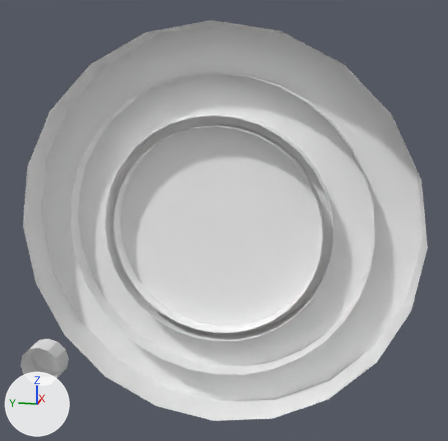
The Blender file Models/Instruments/HI/hi_new.blend: old version first, new version second.
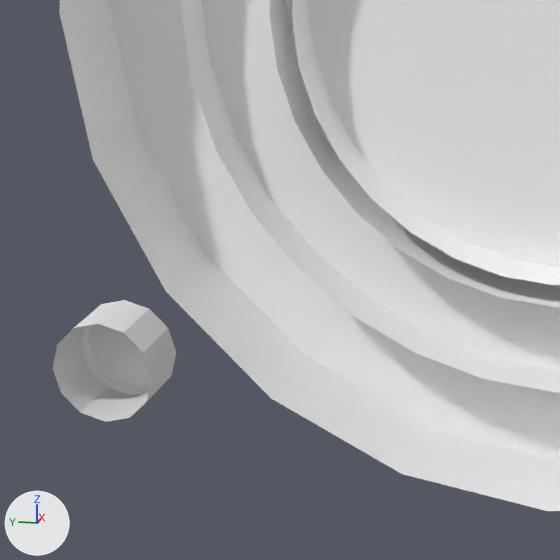
Each version appears first whole from a camera (50 mm lens) standing at (-0.1859, -0.0393, 0.0498) and looking at (0.0008, -0.002, 0.0031), and next in a close-up on the part from 0% to 49% of the width and 50% to 100% of the height. Lighting does not change. The marker at lower left points along +X, +Y and +Z.

Names of what the first close-up shows: 'azimuth', 'bezel', 'compass', 'innerPlate', 'knob', 'ring'.
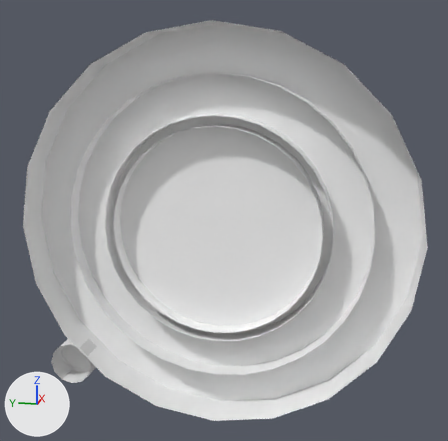
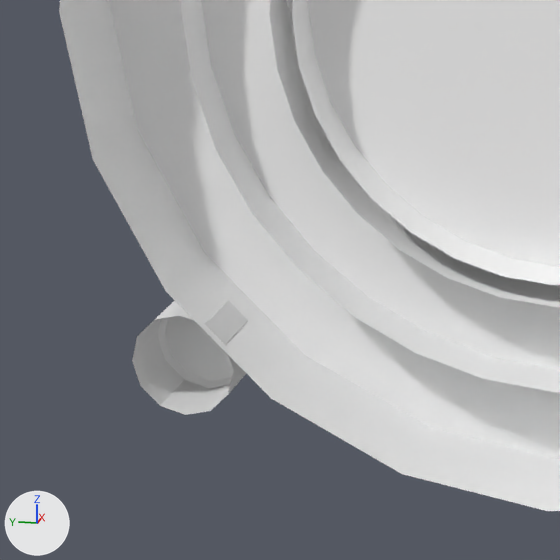
Commit message: Moving a knob.

Location of each change, (x1, y1, x2, y2) in pixels of the close-ups (560 x 560 px):
'knob', moved
    before: (53, 300, 176, 422)
    after: (132, 300, 248, 415)

The change in detail:
Object 'knob' (ob_knob) moves from (-0.001, 0.0613, -0.0501) to (-0.001, 0.0496, -0.0478).
